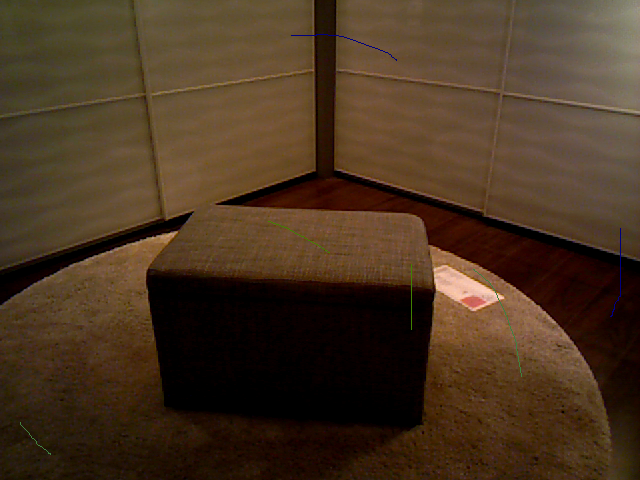
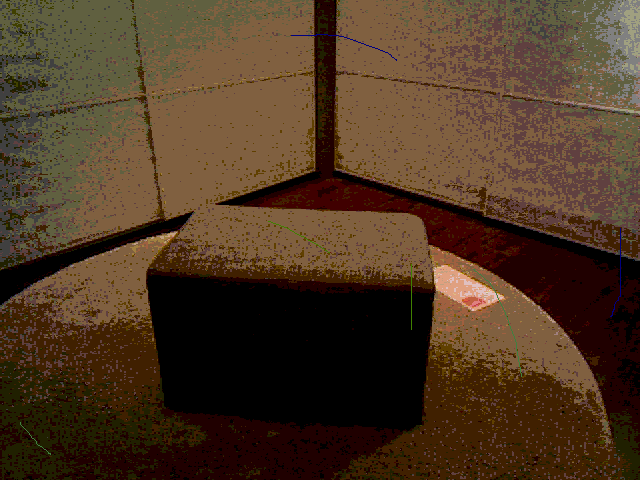
Layered file, before and after one edit (640px x 480px). Changes by layer:
painted on "34_LivingLow.png" over [0, 0, 640, 480]
